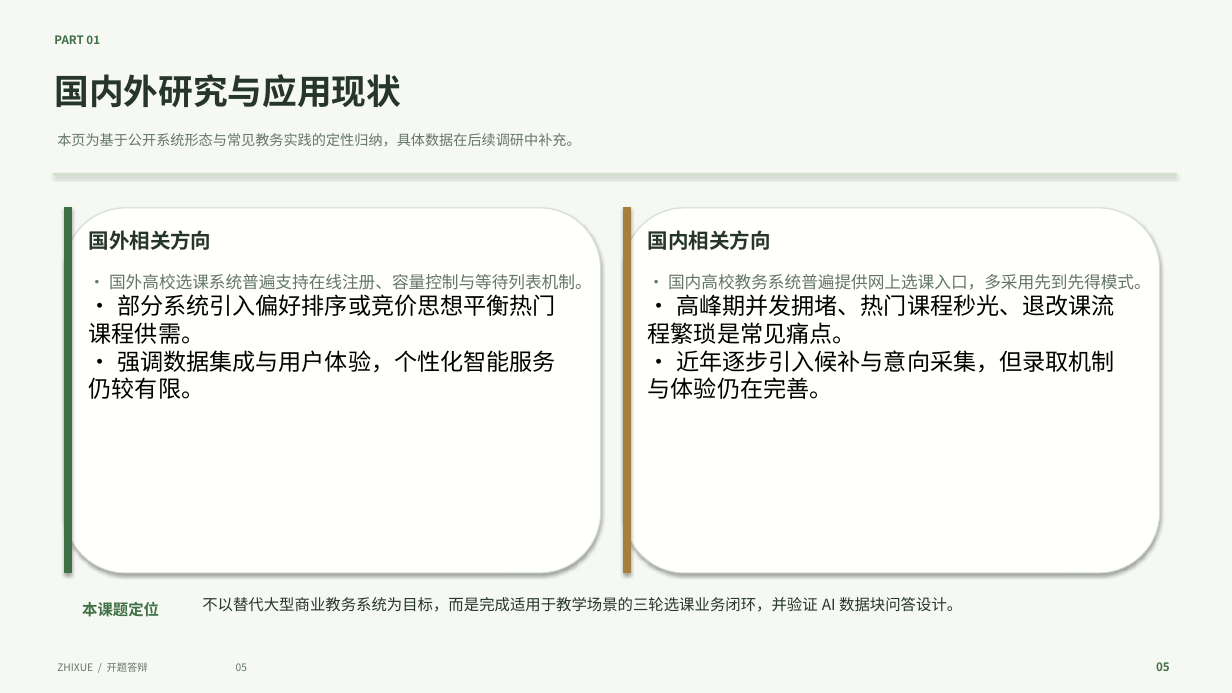
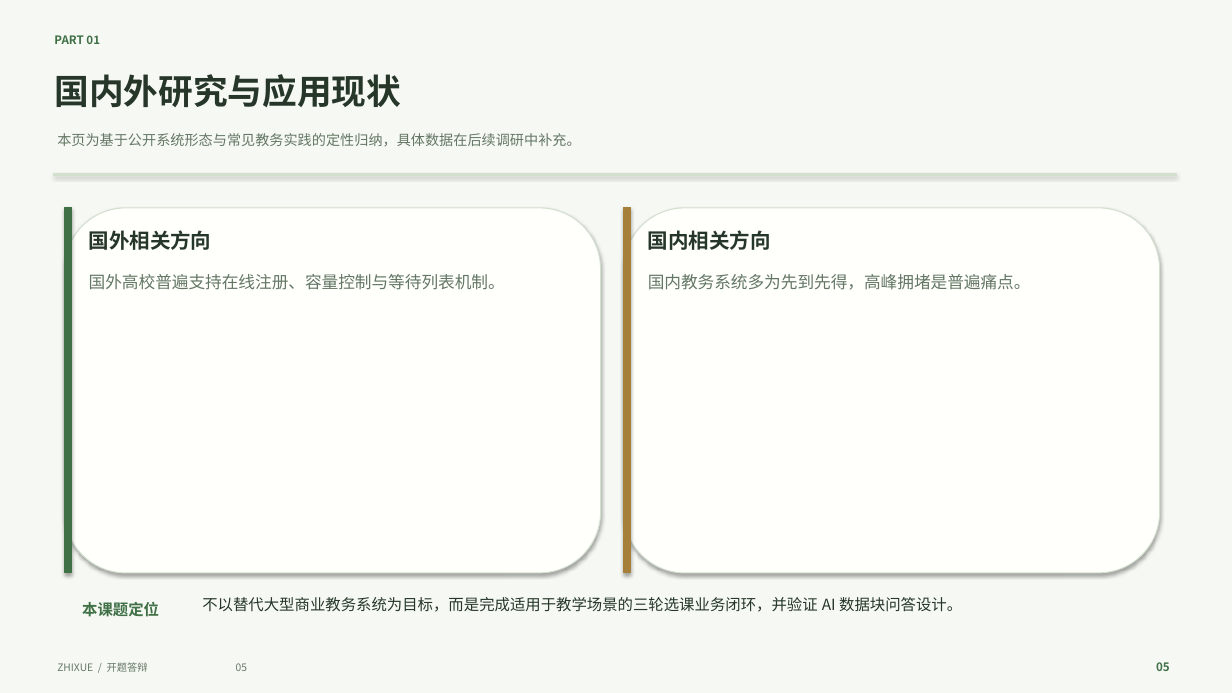
Before and after one commit to ghy366/--zhixue, a slide deck: slide 5 of docs/智学选课_开题答辩_浅色森林绿主题.pptx. Drawn at 1232x693 pixels with LibreOffice and Linux fonts; fonts in the diff are those of the drawing. Boxes give left, top, right and bottom in pixels: in the first picture for what was removed or moved away, otherwise in the second. Text is boxed around its words. In the diff, an @@ line names an element or a change of style, - is before the commit and + after.

```diff
--- a/docs/智学选课_开题答辩_浅色森林绿主题.pptx
+++ b/docs/智学选课_开题答辩_浅色森林绿主题.pptx
@@ text at [89, 274, 505, 290]: text changed; size 18 to 13 pt; font Calibri to Noto Sans CJK SC; text colour #000000 to #647765 @@
-• 国外高校选课系统普遍支持在线注册、容量控制与等待列表机制。
-• 部分系统引入偏好排序或竞价思想平衡热门课程供需。
-• 强调数据集成与用户体验，个性化智能服务仍较有限。
+国外高校普遍支持在线注册、容量控制与等待列表机制。
@@ text at [648, 274, 1031, 290]: text changed; size 18 to 13 pt; font Calibri to Noto Sans CJK SC; text colour #000000 to #647765 @@
-• 国内高校教务系统普遍提供网上选课入口，多采用先到先得模式。
-• 高峰期并发拥堵、热门课程秒光、退改课流程繁琐是常见痛点。
-• 近年逐步引入候补与意向采集，但录取机制与体验仍在完善。
+国内教务系统多为先到先得，高峰拥堵是普遍痛点。
```
Also in this commit, not shown: 1 other slide changed.
